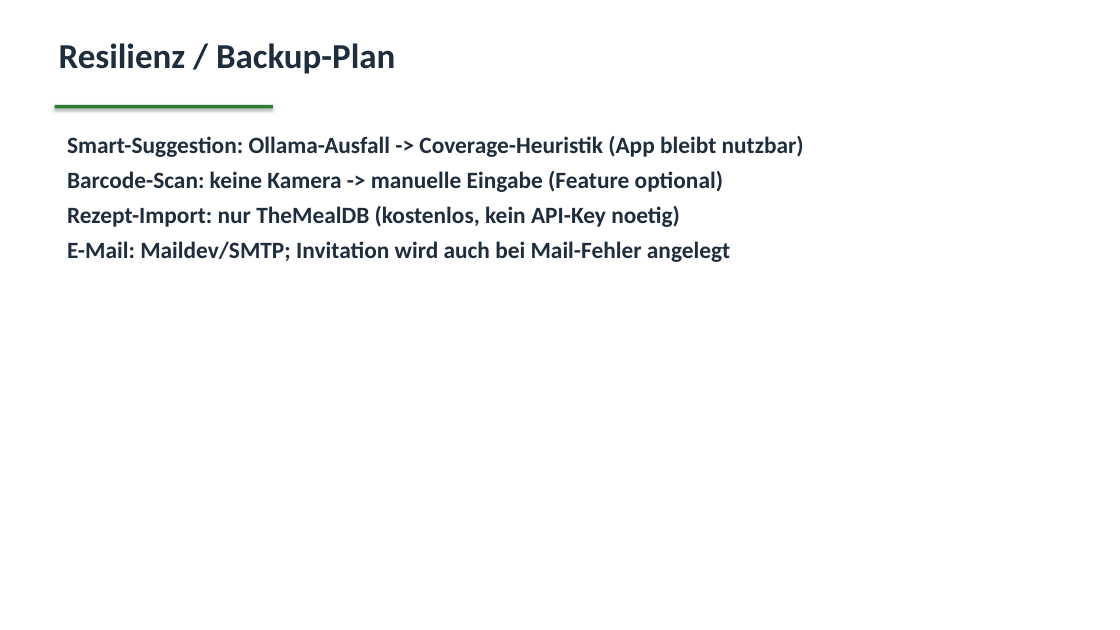
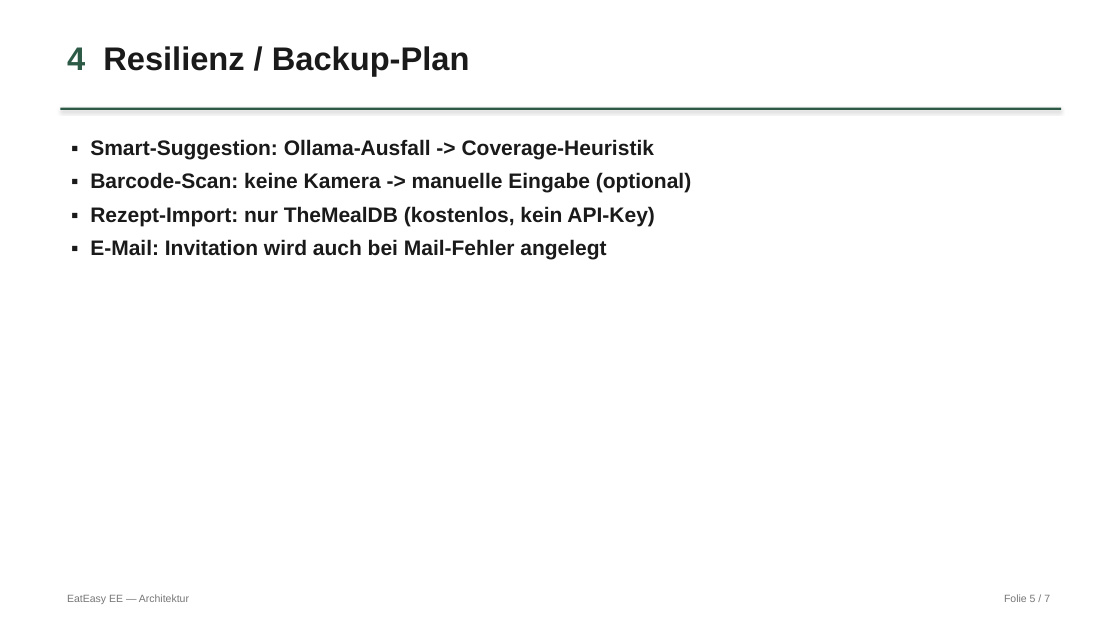
Before and after one commit to thnndnly/EatEasyRepository, a slide deck: slide 5 of EatEasy-Architektur.pptx. Drawn at 1120x630 pixels with LibreOffice and Linux fonts; fonts in the diff are those of the drawing. Boxes give left, top, right and bottom in pixels: in the first picture for what was removed or moved away, otherwise in the second. Text is boxed around its words. In the diff, an @@ line names an element or a change of style, - is before the commit and + after.

```diff
--- a/EatEasy-Architektur.pptx
+++ b/EatEasy-Architektur.pptx
@@ text at (67,46,470,76): text changed; size 30 to 28 pt; font Calibri to Arial; text colour #1F2D3D to #1A1A1A @@
-Resilienz / Backup-Plan
+4 Resilienz / Backup-Plan
@@ rectangle: place and size @@
-rectangle at (55,105,273,108)
+rectangle at (60,108,1061,110)
@@ rectangle at (60,108,1061,110): fill #2E7D32 to #2D5A47 @@
@@ text at (90,139,692,259): text changed; size 20 to 18 pt; font Calibri to Arial; text colour #1F2D3D to #1A1A1A @@
-Smart-Suggestion: Ollama-Ausfall -> Coverage-Heuristik (App bleibt nutzbar)
-Barcode-Scan: keine Kamera -> manuelle Eingabe (Feature optional)
-Rezept-Import: nur TheMealDB (kostenlos, kein API-Key noetig)
-E-Mail: Maildev/SMTP; Invitation wird auch bei Mail-Fehler angelegt
+▪ Smart-Suggestion: Ollama-Ausfall -> Coverage-Heuristik
+▪ Barcode-Scan: keine Kamera -> manuelle Eingabe (optional)
+▪ Rezept-Import: nur TheMealDB (kostenlos, kein API-Key)
+▪ E-Mail: Invitation wird auch bei Mail-Fehler angelegt
@@ text added at (67,594,189,604), 9 pt, text #777777 @@
+EatEasy EE — Architektur
@@ text added at (1004,594,1050,602), 9 pt, text #777777 @@
+Folie 5 / 7
```
Also in this commit, not shown: 6 other slides changed, 3 other files.
